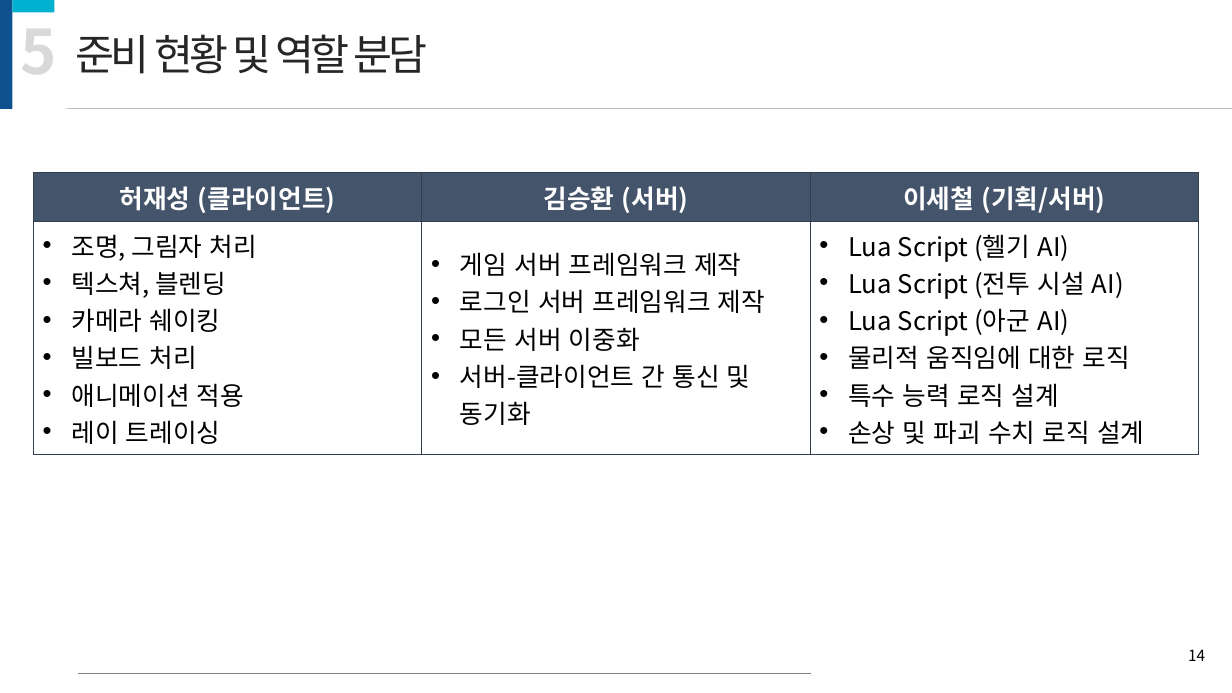
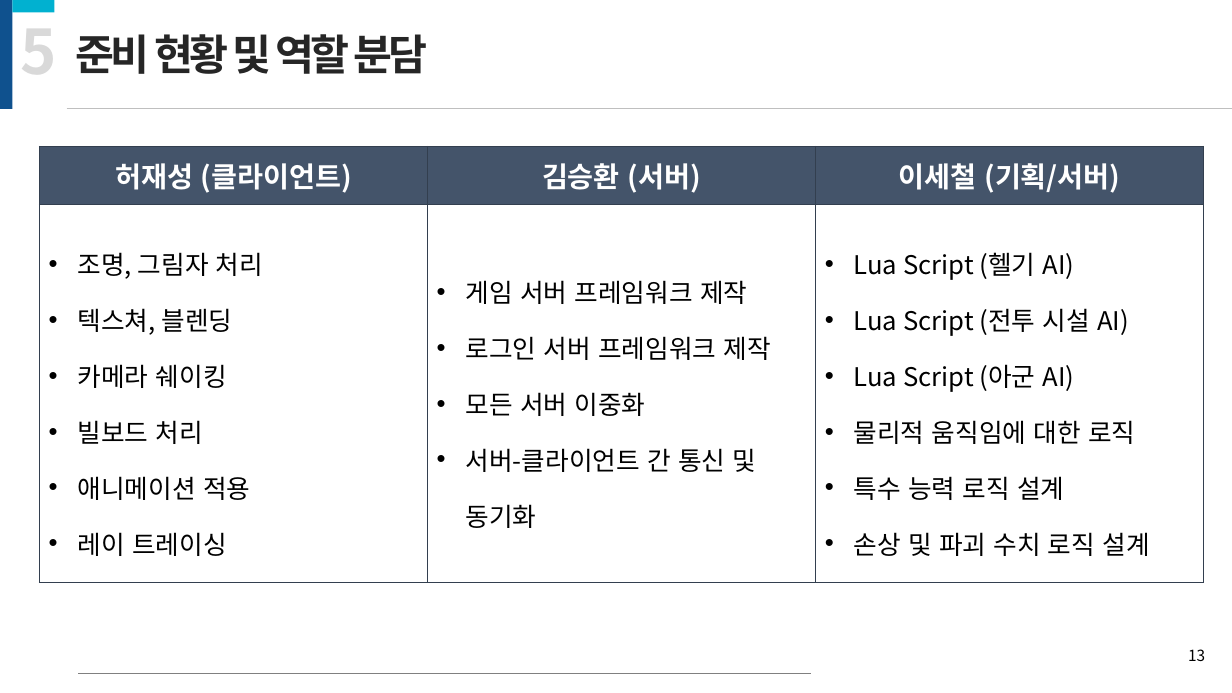
Before and after one commit to kiption/XD, a slide deck: slide 13 of 졸작_기획/[수정][제안서] Revenger_김승환_허재성_이세철.pptx (slide 14 before the commit). Drawn at 1232x693 pixels with LibreOffice and Linux fonts; fonts in the diff are those of the drawing. Boxes give left, top, right and bottom in pixels: in the first picture for what was removed or moved away, otherwise in the second. Text is boxed around its words. In the diff, an @@ line names an element or a change of style, - is before the commit and + after.

Commit message:
#12-19 이세철 기획

```diff
--- a/졸작_기획/[수정][제안서] Revenger_김승환_허재성_이세철.pptx
+++ b/졸작_기획/[수정][제안서] Revenger_김승환_허재성_이세철.pptx
@@ text "준비 현황 및 역할 분담" at <box>76,34,428,74</box>: bold on @@
@@ table at <box>40,146,1204,582</box> @@
@@ size 20 to 22 pt in "허재성 (클라이언트)", "김승환 (서버)", "이세철 (기획/서버)" @@
@@ line spacing 1 to 1.5 @@
@@ table: place and size @@
-table at <box>33,173,1198,448</box>
+table at <box>40,146,1204,582</box>
@@ page number at <box>1188,649,1205,661</box>: text changed @@
-14
+13
```
Also in this commit, not shown: 14 other slides changed, 1 slide removed.
